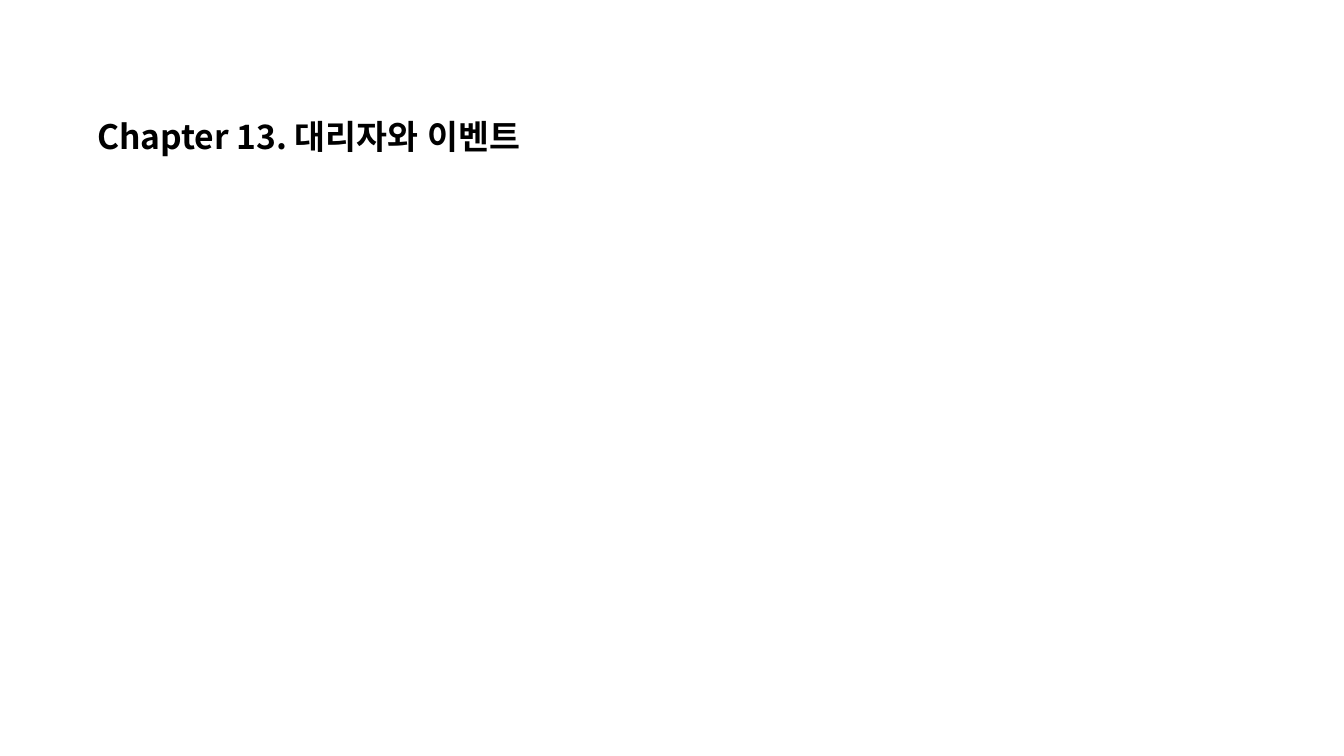
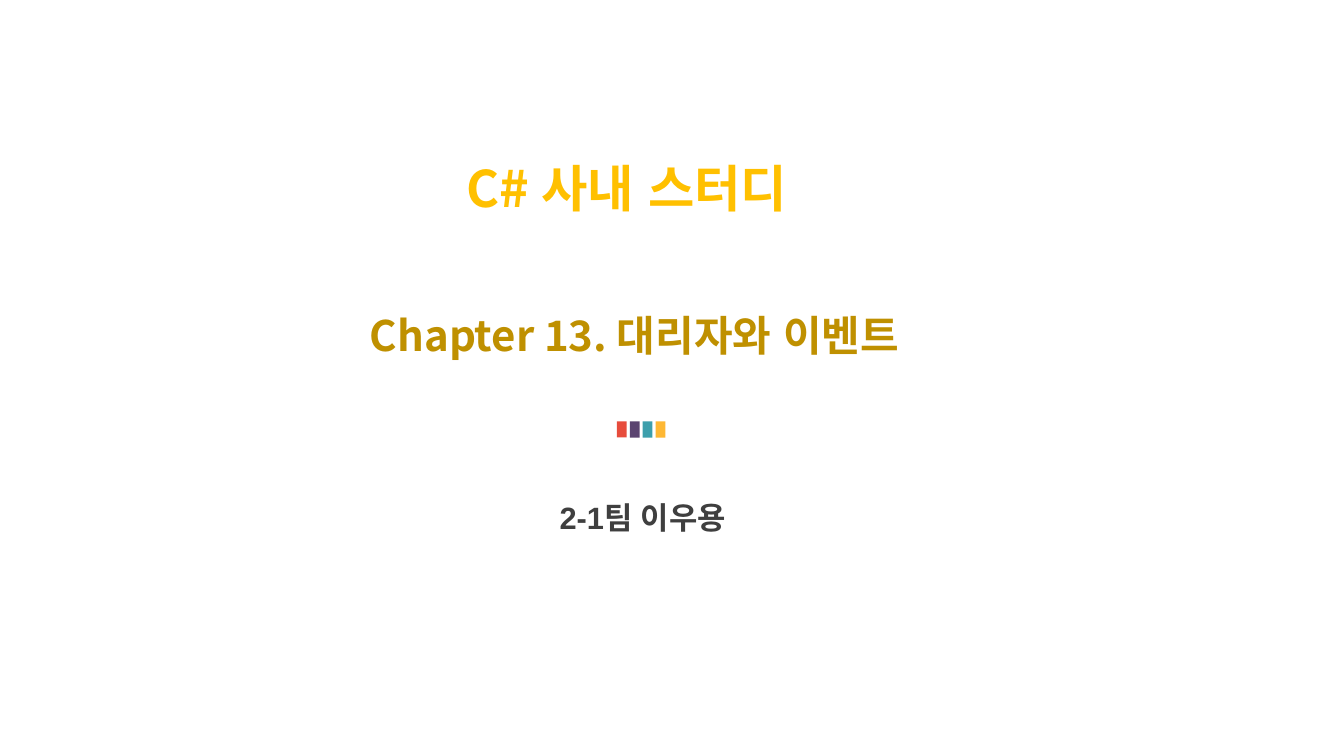
Before and after one commit to WooyongLee/TestApp-CsharpWpf, a slide deck: slide 1 of DelegateExample/DelegateEvent발표준비.pptx. Drawn at 1344x756 pixels with LibreOffice and Linux fonts; fonts in the diff are those of the drawing. Boxes give left, top, right and bottom in pixels: in the first picture for what was removed or moved away, otherwise in the second. Text is boxed around its words. In the diff, an @@ line names an element or a change of style, - is before the commit and + after.

```diff
--- a/DelegateExample/DelegateEvent발표준비.pptx
+++ b/DelegateExample/DelegateEvent발표준비.pptx
@@ text added at bbox=[467, 164, 787, 212], 36 pt, text #FFC000, bold @@
+C# 사내 스터디
@@ text "Chapter 13. 대리자와 이벤트": place and size @@
-text "Chapter 13. 대리자와 이벤트" at bbox=[97, 120, 521, 157]
+text "Chapter 13. 대리자와 이벤트" at bbox=[370, 315, 899, 360]
@@ text "Chapter 13. 대리자와 이벤트" at bbox=[370, 315, 899, 360]: size 24 to 30 pt, text colour #000000 to #BF9000 @@
@@ rectangle added at bbox=[617, 421, 627, 438], fill #E74C3C @@
@@ rectangle added at bbox=[630, 421, 640, 438], fill #5B4470 @@
@@ rectangle added at bbox=[643, 421, 653, 438], fill #3D9FAC @@
@@ rectangle added at bbox=[655, 421, 665, 438], fill #FEB834 @@
@@ text added at bbox=[560, 503, 726, 532], 22 pt, text #3F3F3F, bold @@
+2-1팀 이우용
```
Also in this commit, not shown: 10 other slides changed.
